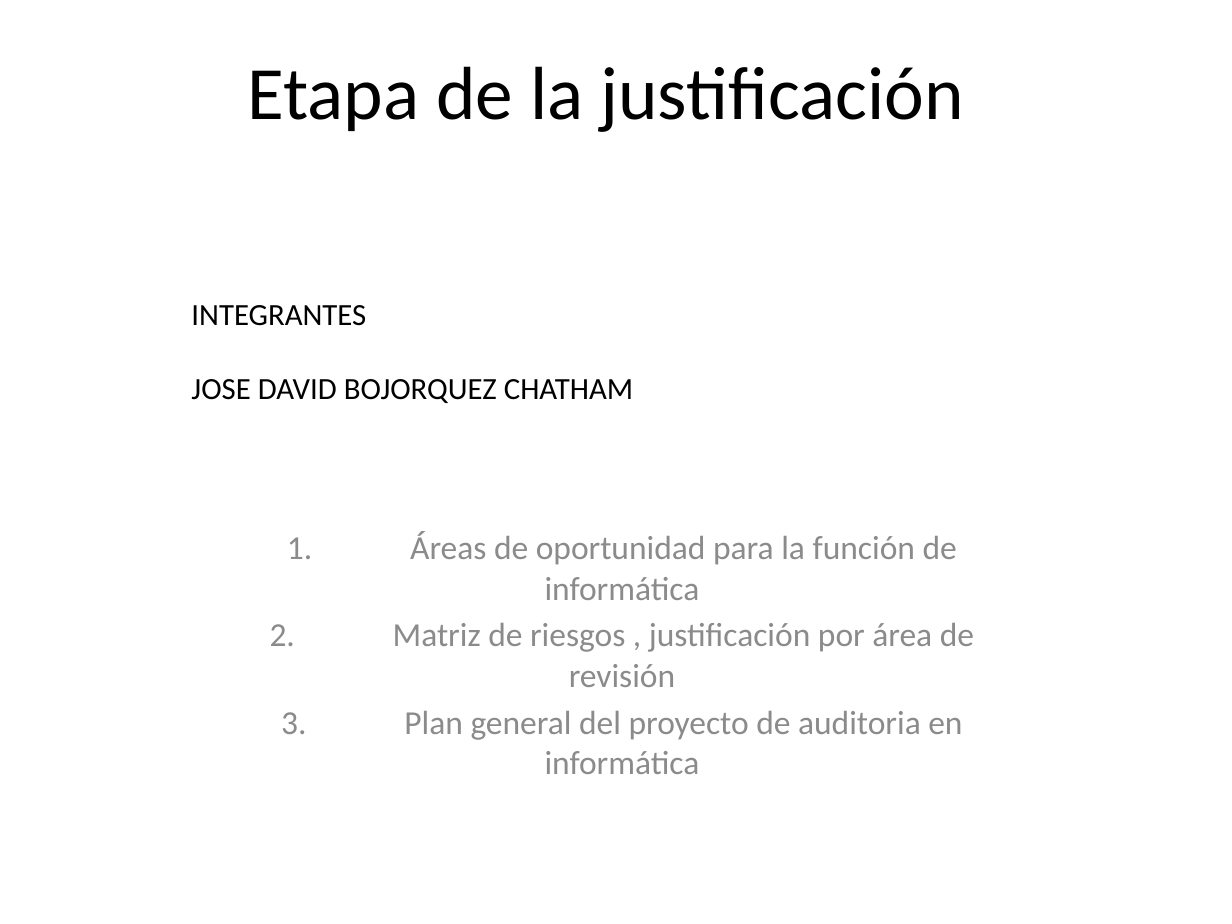
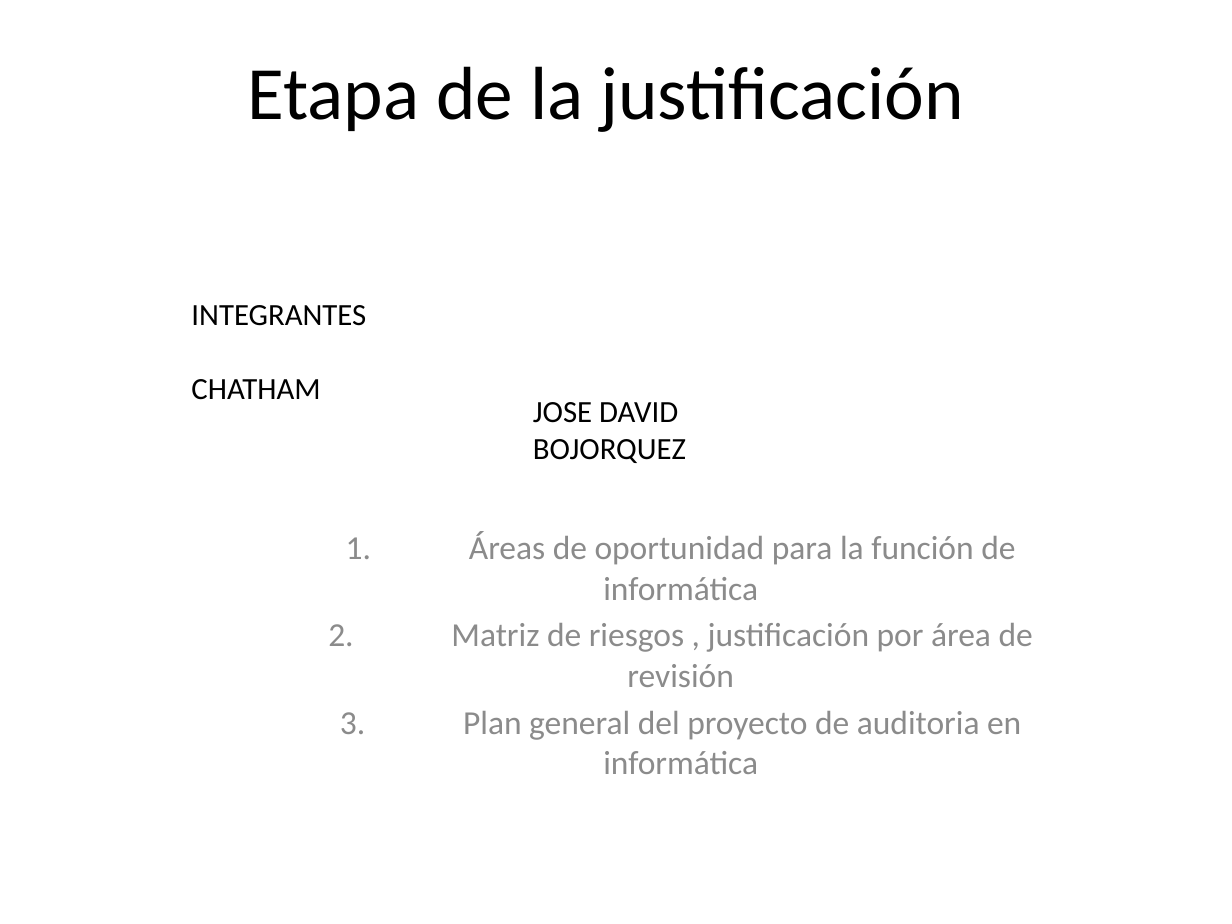
Before and after one commit to lc850/auditoria, a slide deck: slide 1 of 7 - Etapa de la justificación.pptx. Drawn at 1232x924 pixels with LibreOffice and Linux fonts; fonts in the diff are those of the drawing. Boxes give left, top, right and bottom in pixels: in the first picture for what was removed or moved away, otherwise in the second. Text is boxed around its words. In the diff, an @@ line names an element or a change of style, - is before the commit and + after.

```diff
--- a/7 - Etapa de la justificación.pptx
+++ b/7 - Etapa de la justificación.pptx
@@ text at [191,379,320,400]: text changed @@
-JOSE DAVID BOJORQUEZ CHATHAM
+CHATHAM
@@ text added at [533,402,686,463], 18 pt, text #000000 @@
+JOSE DAVID BOJORQUEZ
@@ subtitle "1. Áreas de oportunidad para ...": place and size @@
-subtitle "1. Áreas de oportunidad para ..." at [287,532,974,740]
+subtitle "1. Áreas de oportunidad para ..." at [346,532,1033,740]
```
Also in this commit, not shown: 1 slide added, 6 other files.
